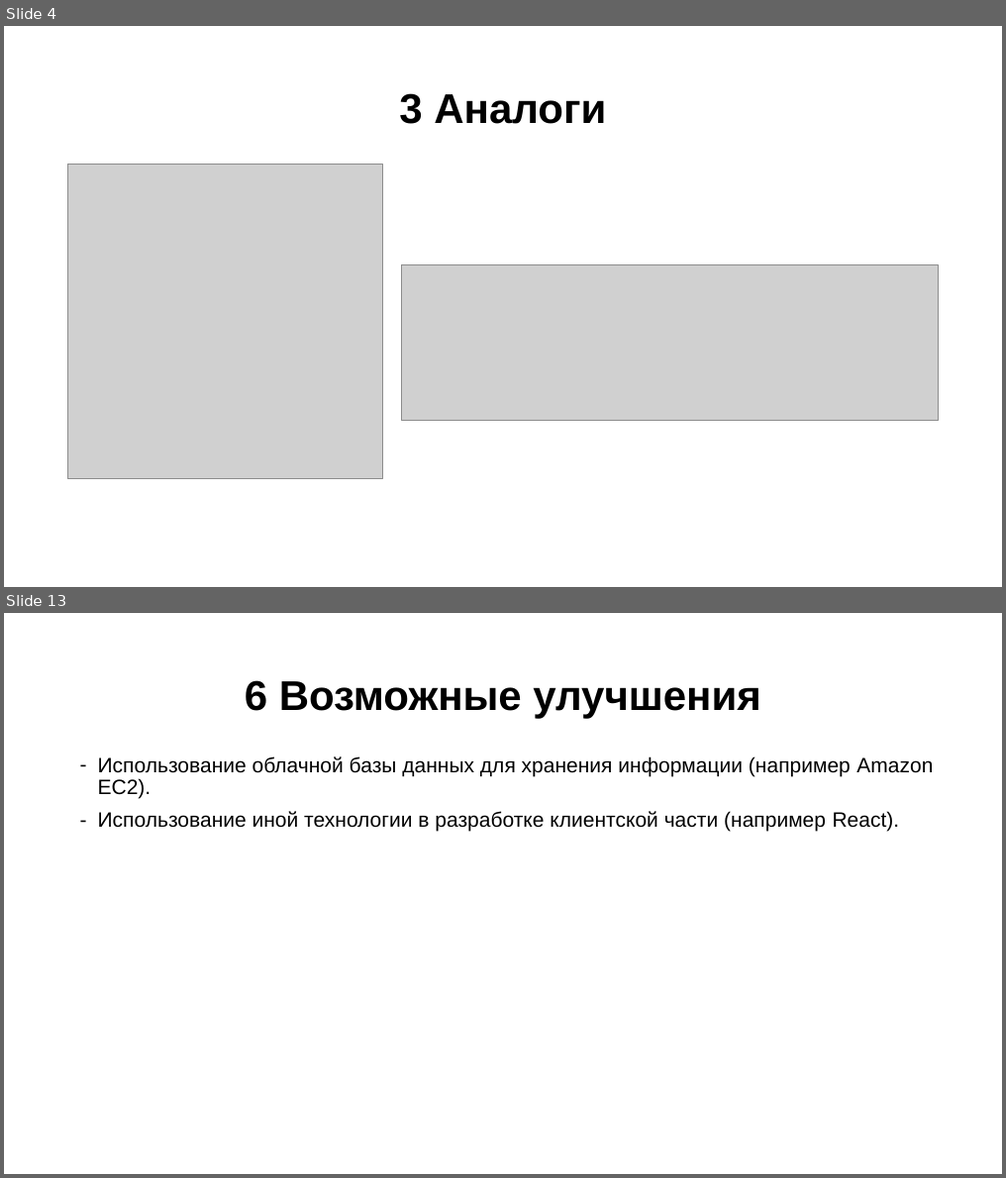
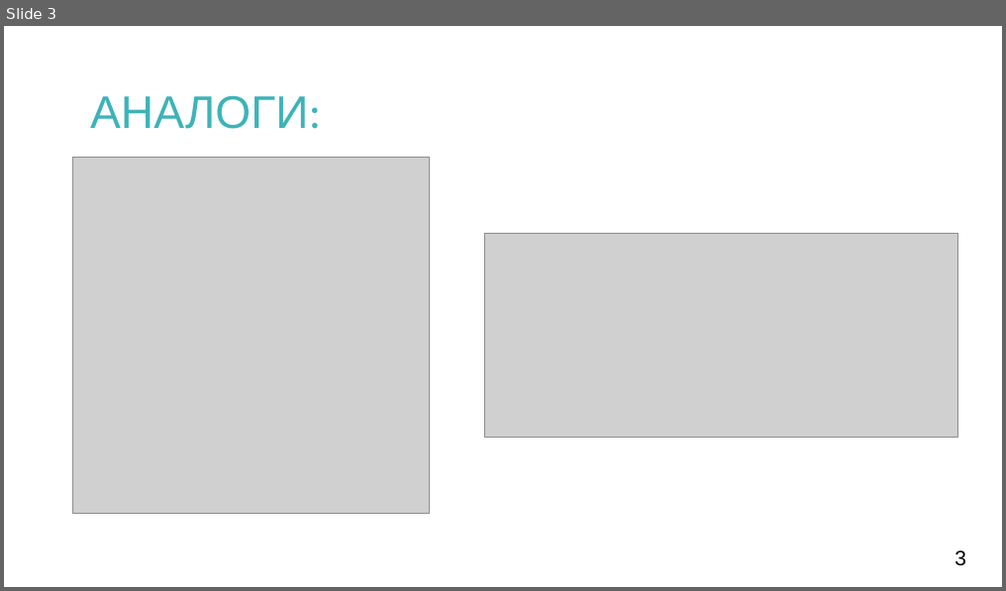
Before and after one commit to AusaSwart/Diploma_documentation, a slide deck: Disk/Презентация.pps. Shown one above the other, each under a label of ours: slides 4 and 13 before the commit, slide 3 after it; the slides between them are not shown. The pictures are 1006x1178 and 1006x591 pixels, drawn with LibreOffice and Linux fonts; fonts in the diff are those of the drawing; grey boxes stand for pictures. Boxes give left, top, right and bottom in pixels: in the first picture for what was removed or moved away, otherwise in the second. Text is boxed around its words. In the diff, an @@ line names an element or a change of style, - is before the commit and + after.

```diff
--- a/Disk/Презентация.pps
+++ b/Disk/Презентация.pps
@@ slide 13 removed at (4,613,1002,1174), background #FFFFFF @@
@@ title removed at (245,680,760,719) @@
-6 Возможные улучшения
@@ text removed at (98,757,933,832) @@
-– Использование облачной базы данных для хранения информации (например Amazon EC2).
-– Использование иной технологии в разработке клиентской части (например React).
@@ what was slide 4 is now slide 3 @@
@@ slide 3 changed as well @@
@@ text "АНАЛОГИ:" at (90,95,321,129): vertical alignment middle to top @@
@@ text at (90,95,321,129): text changed; size 40 to 44 pt; text colour #000000 to #3DB3B9; bold off @@
-3 Аналоги
+АНАЛОГИ:
@@ picture: place and size @@
-picture at (67,165,382,479)
+picture at (73,158,429,514)
@@ picture: place and size @@
-picture at (402,266,939,421)
+picture at (484,233,957,438)
@@ text added at (954,551,966,567), 20 pt, text #000000 @@
+3
```
Also in this commit, not shown: 1 other slide changed, 9 slides added, 11 other slides removed, 8 other files.
